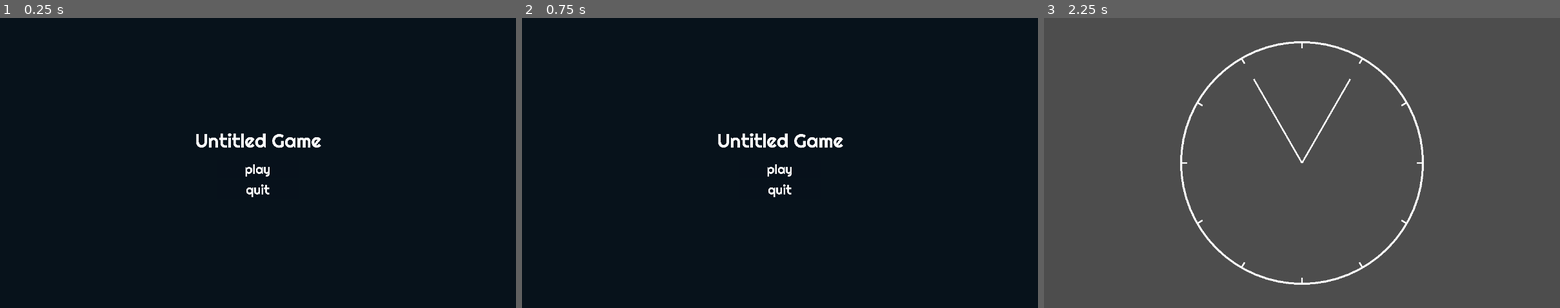
Above: before the commit, frames 1-3 (left to right).
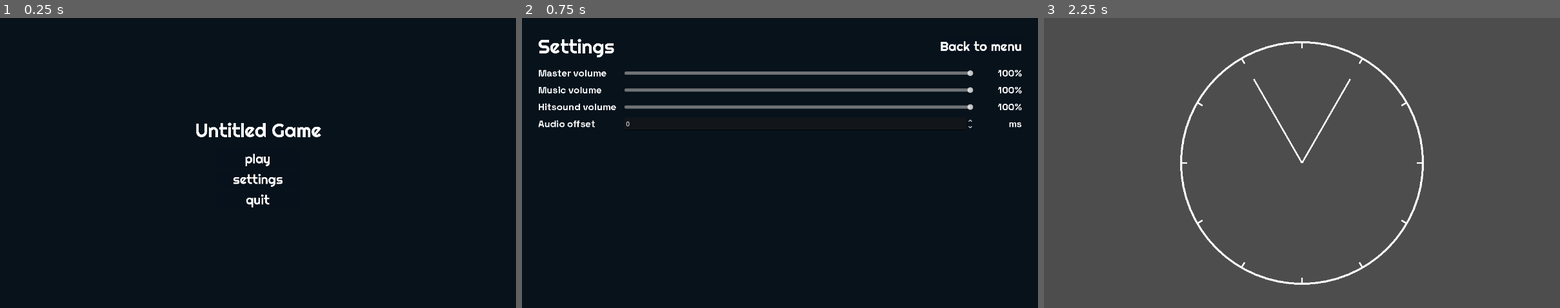
Above: after the commit, the same moments.

Repository: jollyroger182/clocked-in
Game: Godot game, scene res://scenes/menu/menu.tscn
Two runs of this game, one before a commit and one after it. Both use one fixed random seed, a clock stepped at 60 frames per second and the inputs below. Sound files missing from this copy of the repository are replaced by a short silence.
Inputs (mouse positions are in pixels of both pictures, inside the frame that each line leads up to):
- Up to frame 1 (0.25 s): no input
- Up to frame 2 (0.75 s): click (780, 180) at 0.5 s, where only the run after the commit has a clickable "settings"
- Up to frame 3 (2.25 s): click (1503, 47) at 1.25 s, where only the run after the commit has a clickable "Back to menu"; click "play" at 2 s

The runs differ from the first frame. In frame 1, 1.6% of the frame differs, in the area x 38-63%, y 36-66%; in frame 2, 4.8%, in the area x 3-97%, y 7-62%; in frame 3, nothing differs.

Commit message:
add settings

Diff:
--- a/autoloads/scene_manager.gd
+++ b/autoloads/scene_manager.gd
@@ -2,7 +2,8 @@
 
 const SCENES = {
 	"game": "res://scenes/game/game.tscn",
-	"menu": "res://scenes/menu/menu.tscn"
+	"menu": "res://scenes/menu/menu.tscn",
+	"settings": "res://scenes/settings/settings.tscn"
 }
 
 
--- /dev/null
+++ b/autoloads/settings.gd
@@ -0,0 +1,31 @@
+extends Node
+
+const FILE_PATH = "user://settings.cfg"
+var config = ConfigFile.new()
+
+var offset = 0  # ms
+var master_volume = 1.0
+var music_volume = 1.0
+var hitsound_volume = 1.0
+
+
+func _ready() -> void:
+	var err = config.load(FILE_PATH)
+	if err != OK:
+		push_warning("Error ", err, " loading config file")
+		DirAccess.remove_absolute(FILE_PATH)
+
+	offset = config.get_value("gameplay", "offset", offset)
+	master_volume = config.get_value("audio", "master_volume", master_volume)
+	music_volume = config.get_value("audio", "music_volume", music_volume)
+	hitsound_volume = config.get_value("audio", "hitsound_volume", hitsound_volume)
+	print("initial load ", music_volume)
+
+
+func save():
+	print(music_volume)
+	config.set_value("gameplay", "offset", offset)
+	config.set_value("audio", "master_volume", master_volume)
+	config.set_value("audio", "music_volume", music_volume)
+	config.set_value("audio", "hitsound_volume", hitsound_volume)
+	config.save(FILE_PATH)
--- a/project.godot
+++ b/project.godot
@@ -19,6 +19,7 @@
 
 SceneManager="*res://autoloads/scene_manager.gd"
 GameState="*res://autoloads/game_state.gd"
+Settings="*res://autoloads/settings.gd"
 
 [display]
 
--- a/scenes/game/game.gd
+++ b/scenes/game/game.gd
@@ -11,13 +11,14 @@
 
 
 func _ready() -> void:
+	conductor.volume_linear = Settings.master_volume * Settings.music_volume
 	var stream = AudioStreamWAV.load_from_file(GameState.music_path)
 	conductor.set_audio(stream)
 	conductor.unpause()
 
 
 func _process(_delta: float) -> void:
-	var pos = conductor.playback_pos
+	var pos = conductor.playback_pos - Settings.offset/1000.0
 	while event_index < events.size() and pos > events[event_index]["time"]:
 		var event = events[event_index]
 		print("EVENT ", event)
--- a/scenes/game/hands.gd
+++ b/scenes/game/hands.gd
@@ -17,7 +17,7 @@
 
 
 func process():
-	var pos = conductor.playback_pos
+	var pos = conductor.playback_pos - Settings.offset/1000.0
 	for id in tick_count:
 		var hand = hands[id]
 		var next_tick = hand.time + 60 / hand.bpm * tick_count[id]
--- a/scenes/game/notes.gd
+++ b/scenes/game/notes.gd
@@ -36,7 +36,7 @@
 	if note_index >= notes.size():
 		return
 	var note = notes[note_index]
-	var diff = conductor.playback_pos - note["time"]
+	var diff = conductor.playback_pos - Settings.offset/1000.0 - note["time"]
 	print(note, " ", diff, " ", note_index)
 	for t in tiers:
 		if abs(diff) < t.get("threshold"):
@@ -47,9 +47,9 @@
 
 
 func _process(_delta: float) -> void:
-	while note_index < notes.size() and notes[note_index]["time"] <= conductor.playback_pos - miss_tier["threshold"]:
+	while note_index < notes.size() and notes[note_index]["time"] <= conductor.playback_pos - Settings.offset/1000.0 - miss_tier["threshold"]:
 		var note = notes[note_index]
-		var diff = conductor.playback_pos - note["time"]
+		var diff = conductor.playback_pos - Settings.offset/1000.0 - note["time"]
 		_spawn_tier(miss_tier["tier"], diff, miss_tier["color"])
 		note_index += 1
 
--- a/scenes/menu/menu.gd
+++ b/scenes/menu/menu.gd
@@ -32,5 +32,9 @@
 	SceneManager.change_scene("game")
 
 
+func _on_settings_pressed() -> void:
+	SceneManager.change_scene("settings")
+
+
 func _on_quit_pressed() -> void:
 	get_tree().quit()
--- a/scenes/menu/menu.tscn
+++ b/scenes/menu/menu.tscn
@@ -46,6 +46,11 @@
 text = "play"
 script = ExtResource("4_037ec")
 
+[node name="Settings" type="Button" parent="VBoxContainer/Buttons"]
+layout_mode = 2
+text = "settings"
+script = ExtResource("4_037ec")
+
 [node name="Quit" type="Button" parent="VBoxContainer/Buttons"]
 layout_mode = 2
 text = "quit"
@@ -55,6 +60,7 @@
 [connection signal="mouse_entered" from="VBoxContainer/Buttons/Play" to="VBoxContainer/Buttons/Play" method="_on_mouse_entered"]
 [connection signal="mouse_exited" from="VBoxContainer/Buttons/Play" to="VBoxContainer/Buttons/Play" method="_on_mouse_exited"]
 [connection signal="pressed" from="VBoxContainer/Buttons/Play" to="." method="_on_play_pressed"]
+[connection signal="pressed" from="VBoxContainer/Buttons/Settings" to="." method="_on_settings_pressed"]
 [connection signal="button_down" from="VBoxContainer/Buttons/Quit" to="VBoxContainer/Buttons/Quit" method="_on_button_down"]
 [connection signal="mouse_entered" from="VBoxContainer/Buttons/Quit" to="VBoxContainer/Buttons/Quit" method="_on_mouse_entered"]
 [connection signal="mouse_exited" from="VBoxContainer/Buttons/Quit" to="VBoxContainer/Buttons/Quit" method="_on_mouse_exited"]
--- /dev/null
+++ b/scenes/settings/label_settings_item.tres
@@ -0,0 +1,7 @@
+[gd_resource type="LabelSettings" load_steps=2 format=3 uid="uid://xoqr4lf6ctl"]
+
+[ext_resource type="FontFile" uid="uid://dq1nhpf7cww06" path="res://assets/fonts/SpaceGrotesk-Bold.ttf" id="1_wltf4"]
+
+[resource]
+font = ExtResource("1_wltf4")
+font_size = 24
--- /dev/null
+++ b/scenes/settings/settings.gd
@@ -0,0 +1,46 @@
+extends Panel
+
+@export var master: Range
+@export var master_label: Label
+@export var music: Range
+@export var music_label: Label
+@export var hitsound: Range
+@export var hitsound_label: Label
+@export var offset: Range
+
+
+func _ready() -> void:
+	print("update ", Settings.music_volume)
+	_update_ranges()
+	_update_labels()
+
+
+func _on_value_changed(_value: float) -> void:
+	print("chang??", _value)
+	call_deferred("_update_settings")
+
+
+func _update_settings():
+	Settings.master_volume = master.value
+	Settings.music_volume = music.value
+	Settings.hitsound_volume = hitsound.value
+	Settings.offset = roundi(offset.value)
+	Settings.save()
+	_update_labels()
+
+
+func _update_ranges():
+	master.value = Settings.master_volume
+	music.value = Settings.music_volume
+	hitsound.value = Settings.hitsound_volume
+	offset.value = Settings.offset
+
+
+func _update_labels():
+	master_label.text = str(roundi(master.value * 100)) + "%"
+	music_label.text = str(roundi(music.value * 100)) + "%"
+	hitsound_label.text = str(roundi(hitsound.value * 100)) + "%"
+
+
+func _on_back_pressed() -> void:
+	SceneManager.change_scene("menu")
--- /dev/null
+++ b/scenes/settings/settings.tscn
@@ -0,0 +1,137 @@
+[gd_scene load_steps=6 format=3 uid="uid://8qr32kfs8w5x"]
+
+[ext_resource type="Theme" uid="uid://b1ma6lppmv7qs" path="res://assets/resources/themes/good.tres" id="1_1slea"]
+[ext_resource type="Script" uid="uid://inwdy783248i" path="res://scenes/settings/settings.gd" id="1_tt6xx"]
+[ext_resource type="FontFile" uid="uid://dspt8oan81kdr" path="res://assets/fonts/Righteous-Regular.ttf" id="1_vu5fi"]
+[ext_resource type="LabelSettings" uid="uid://xoqr4lf6ctl" path="res://scenes/settings/label_settings_item.tres" id="2_tt6xx"]
+
+[sub_resource type="LabelSettings" id="LabelSettings_1slea"]
+font = ExtResource("1_vu5fi")
+font_size = 48
+
+[node name="Settings" type="Panel" node_paths=PackedStringArray("master", "master_label", "music", "music_label", "hitsound", "hitsound_label", "offset")]
+anchors_preset = 15
+anchor_right = 1.0
+anchor_bottom = 1.0
+grow_horizontal = 2
+grow_vertical = 2
+theme = ExtResource("1_1slea")
+script = ExtResource("1_tt6xx")
+master = NodePath("VBoxContainer/GridContainer/Master")
+master_label = NodePath("VBoxContainer/GridContainer/MasterLabel")
+music = NodePath("VBoxContainer/GridContainer/Music")
+music_label = NodePath("VBoxContainer/GridContainer/MusicLabel")
+hitsound = NodePath("VBoxContainer/GridContainer/Hitsound")
+hitsound_label = NodePath("VBoxContainer/GridContainer/HitsoundLabel")
+offset = NodePath("VBoxContainer/GridContainer/Offset")
+
+[node name="VBoxContainer" type="VBoxContainer" parent="."]
+layout_mode = 1
+anchors_preset = -1
+anchor_right = 1.0
+anchor_bottom = 1.0
+offset_left = 40.0
+offset_top = 40.0
+offset_right = -40.0
+offset_bottom = -40.0
+grow_horizontal = 2
+grow_vertical = 2
+theme_override_constants/separation = 20
+
+[node name="HBoxContainer" type="HBoxContainer" parent="VBoxContainer"]
+layout_mode = 2
+
+[node name="Label" type="Label" parent="VBoxContainer/HBoxContainer"]
+layout_mode = 2
+text = "Settings"
+label_settings = SubResource("LabelSettings_1slea")
+
+[node name="Back" type="Button" parent="VBoxContainer/HBoxContainer"]
+layout_mode = 2
+size_flags_horizontal = 10
+size_flags_vertical = 4
+text = "Back to menu"
+
+[node name="GridContainer" type="GridContainer" parent="VBoxContainer"]
+layout_mode = 2
+theme_override_constants/h_separation = 20
+theme_override_constants/v_separation = 10
+columns = 3
+
+[node name="Label" type="Label" parent="VBoxContainer/GridContainer"]
+layout_mode = 2
+text = "Master volume"
+label_settings = ExtResource("2_tt6xx")
+
+[node name="Master" type="HSlider" parent="VBoxContainer/GridContainer"]
+layout_mode = 2
+size_flags_horizontal = 3
+size_flags_vertical = 4
+max_value = 1.0
+step = 0.01
+value = 1.0
+
+[node name="MasterLabel" type="Label" parent="VBoxContainer/GridContainer"]
+custom_minimum_size = Vector2(100, 0)
+layout_mode = 2
+text = "100%"
+label_settings = ExtResource("2_tt6xx")
+horizontal_alignment = 2
+
+[node name="Label2" type="Label" parent="VBoxContainer/GridContainer"]
+layout_mode = 2
+text = "Music volume"
+label_settings = ExtResource("2_tt6xx")
+
+[node name="Music" type="HSlider" parent="VBoxContainer/GridContainer"]
+layout_mode = 2
+size_flags_vertical = 4
+max_value = 1.0
+step = 0.01
+value = 1.0
+
+[node name="MusicLabel" type="Label" parent="VBoxContainer/GridContainer"]
+layout_mode = 2
+text = "100%"
+label_settings = ExtResource("2_tt6xx")
+horizontal_alignment = 2
+
+[node name="Label3" type="Label" parent="VBoxContainer/GridContainer"]
+layout_mode = 2
+text = "Hitsound volume"
+label_settings = ExtResource("2_tt6xx")
+
+[node name="Hitsound" type="HSlider" parent="VBoxContainer/GridContainer"]
+layout_mode = 2
+size_flags_vertical = 4
+max_value = 1.0
+step = 0.01
+value = 1.0
+
+[node name="HitsoundLabel" type="Label" parent="VBoxContainer/GridContainer"]
+layout_mode = 2
+text = "100%"
+label_settings = ExtResource("2_tt6xx")
+horizontal_alignment = 2
+
+[node name="Label4" type="Label" parent="VBoxContainer/GridContainer"]
+layout_mode = 2
+text = "Audio offset"
+label_settings = ExtResource("2_tt6xx")
+
+[node name="Offset" type="SpinBox" parent="VBoxContainer/GridContainer"]
+layout_mode = 2
+min_value = -1000.0
+max_value = 1000.0
+
+[node name="Label5" type="Label" parent="VBoxContainer/GridContainer"]
+layout_mode = 2
+text = "ms"
+label_settings = ExtResource("2_tt6xx")
+horizontal_alignment = 2
+
+[connection signal="pressed" from="VBoxContainer/HBoxContainer/Back" to="." method="_on_back_pressed"]
+[connection signal="value_changed" from="VBoxContainer/GridContainer/Master" to="." method="_on_value_changed"]
+[connection signal="value_changed" from="VBoxContainer/GridContainer/Music" to="." method="_on_value_changed"]
+[connection signal="value_changed" from="VBoxContainer/GridContainer/Hitsound" to="." method="_on_value_changed"]
+[connection signal="value_changed" from="VBoxContainer/GridContainer/Offset" to="." method="_on_value_changed"]
Not shown, added: autoloads/settings.gd.uid
Not shown, added: scenes/settings/settings.gd.uid
